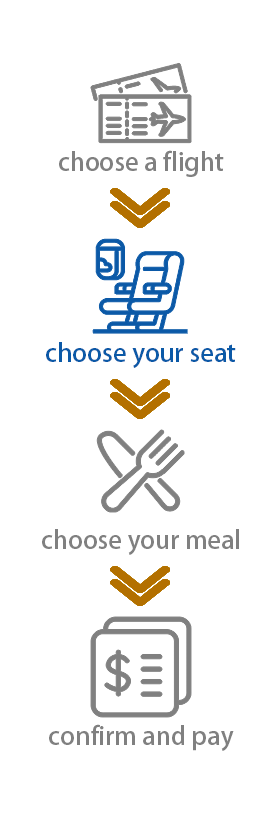
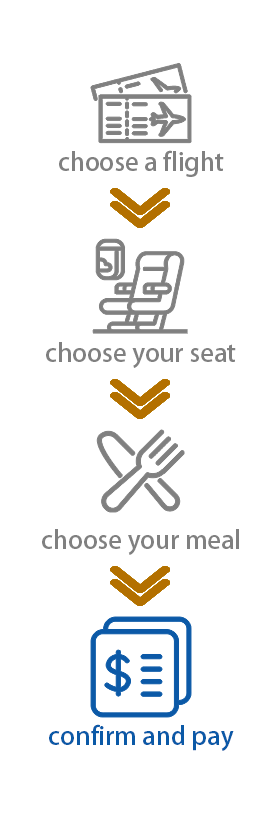
Revision of a layered 280×840 image; what changed, layer by layer:
pixels changed over (46, 238, 236, 751) (layer not identified)
